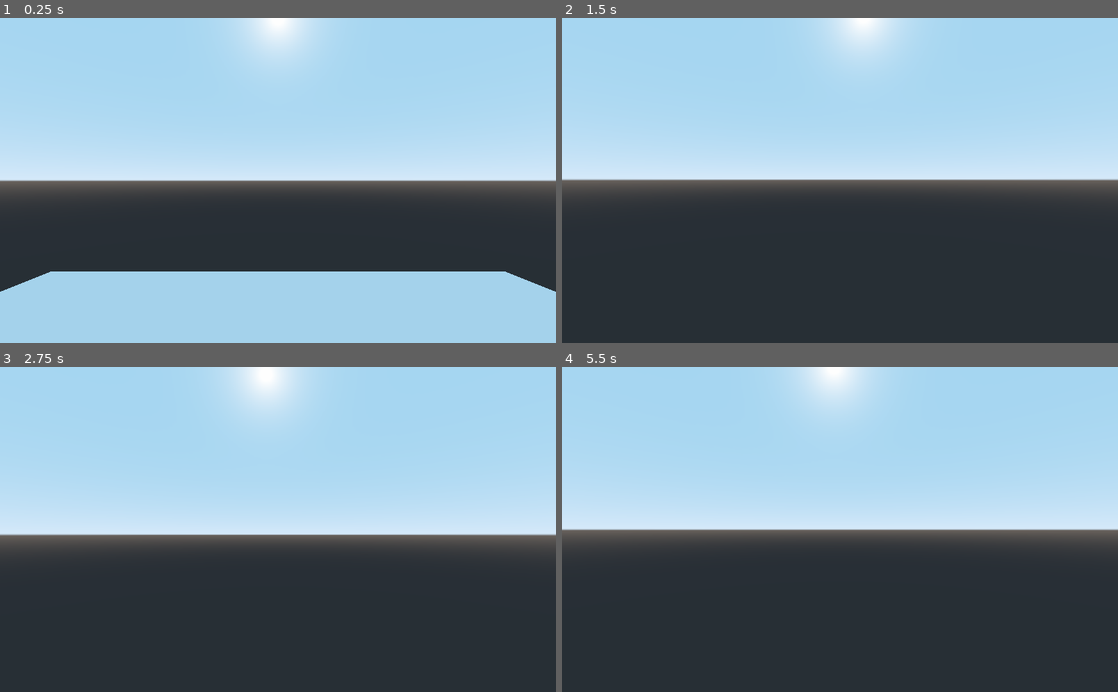
Above: before the commit, frames 1-4 (two rows, left to right).
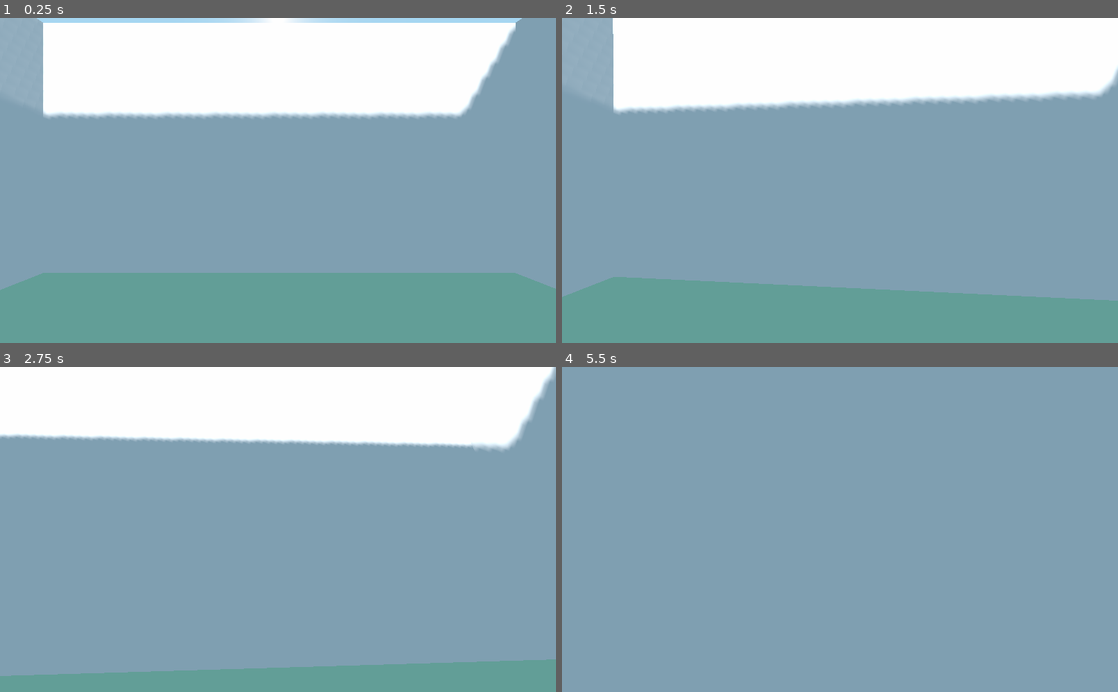
Above: after the commit, the same moments.

Repository: jumpfrogstudios/project-house-fly
Game: Godot game, scene res://scenes/TestScene.tscn
Two runs of this game, one before a commit and one after it. Both use one fixed random seed, a clock stepped at 60 frames per second and the inputs below.
Inputs (mouse positions are in pixels of both pictures, inside the frame that each line leads up to):
- Up to frame 1 (0.25 s): no input
- Up to frame 2 (1.5 s): move the mouse to (867, 180) at 0.52 s; hold W (move_forward) from 0.53 s (still down); move the mouse to (812, 180) at 1.27 s
- Up to frame 3 (2.75 s): keep holding W (move_forward); move the mouse to (289, 523) at 2.02 s
- Up to frame 4 (5.5 s): keep holding W (move_forward); move the mouse to (834, 536) at 2.77 s; move the mouse to (878, 532) at 3.52 s; move the mouse to (795, 526) at 4.27 s; move the mouse to (845, 529) at 5.02 s

The runs differ from the first frame. In frame 1, 98% of the frame differs, in the area x 0-100%, y 0-100%; in frame 2, 100%; in frame 3, 99%; in frame 4, 100%.

Commit message:
* Started adding air controls

Diff:
--- a/code/gameplay/player/Player.gd
+++ b/code/gameplay/player/Player.gd
@@ -1,10 +1,13 @@
 extends KinematicBody
+
+var in_air = true
 
 onready var camera = $Pivot/Camera
 
 var gravity = -30
 var max_speed = 8
 var mouse_sensitivity = 0.002  # radians/pixel
+var fly_speed = 8
 
 
 var velocity = Vector3()
@@ -34,6 +37,16 @@
 		$Pivot.rotation.x = clamp($Pivot.rotation.x, -1.2, 1.2)
 
 func _physics_process(delta):
+	if(in_air):
+		air_control(delta)
+	else:
+		ground_control(delta)
+
+func air_control(delta):
+	var facing = -global_transform.basis.z
+	move_and_slide(facing * fly_speed)
+
+func ground_control(delta):
 	velocity.y += gravity * delta
 	var desired_velocity = get_input() * max_speed
 
--- a/content/entities/player/player.tscn
+++ b/content/entities/player/player.tscn
@@ -23,3 +23,4 @@
 transform = Transform( 1, 0, 0, 0, 1, 0, 0, 0, 1, 0, 3.09454, 0 )
 
 [node name="Camera" type="Camera" parent="Pivot"]
+far = 1000.0
--- a/scenes/TestScene.tscn
+++ b/scenes/TestScene.tscn
@@ -1,9 +1,12 @@
-[gd_scene load_steps=4 format=2]
+[gd_scene load_steps=5 format=2]
 
 [ext_resource path="res://content/entities/player/player.tscn" type="PackedScene" id=1]
 
 [sub_resource type="CubeMesh" id=1]
 size = Vector3( 15.347, 0.315, 15.702 )
+
+[sub_resource type="SpatialMaterial" id=3]
+albedo_color = Color( 0.607843, 0.752941, 0.639216, 1 )
 
 [sub_resource type="ConcavePolygonShape" id=2]
 data = PoolVector3Array( -7.6735, 0.1575, 7.851, 7.6735, 0.1575, 7.851, -7.6735, -0.1575, 7.851, 7.6735, 0.1575, 7.851, …(788 unchanged characters)…
@@ -11,13 +14,58 @@
 [node name="TestScene" type="Spatial"]
 
 [node name="Player" parent="." instance=ExtResource( 1 )]
+transform = Transform( 1, 0, 0, 0, 1, 0, 0, 0, 1, 0, 23.6259, 0 )
 
 [node name="MeshInstance" type="MeshInstance" parent="."]
-transform = Transform( 1, 0, 0, 0, 1, 0, 0, 0, 1, 0, -0.66571, 0 )
+transform = Transform( 9.44122, 0, 0, 0, 9.44122, 0, 0, 0, 9.44122, 0, -1.62245, 0 )
 mesh = SubResource( 1 )
-material/0 = null
+material/0 = SubResource( 3 )
 
 [node name="StaticBody2" type="StaticBody" parent="MeshInstance"]
 
 [node name="CollisionShape" type="CollisionShape" parent="MeshInstance/StaticBody2"]
 shape = SubResource( 2 )
+
+[node name="MeshInstance2" type="MeshInstance" parent="."]
+transform = Transform( 9.44122, 0, 0, 0, -4.12689e-07, -9.44122, 0, 9.44122, -4.12689e-07, 0, -1.62245, -70.7838 )
+mesh = SubResource( 1 )
+material/0 = null
+
+[node name="StaticBody2" type="StaticBody" parent="MeshInstance2"]
+
+[node name="CollisionShape" type="CollisionShape" parent="MeshInstance2/StaticBody2"]
+shape = SubResource( 2 )
+
+[node name="MeshInstance3" type="MeshInstance" parent="."]
+transform = Transform( 9.44122, 0, 0, 0, -4.12689e-07, -9.44122, 0, 9.44122, -4.12689e-07, 0, -1.62245, 71.9106 )
+mesh = SubResource( 1 )
+material/0 = null
+
+[node name="StaticBody2" type="StaticBody" parent="MeshInstance3"]
+
+[node name="CollisionShape" type="CollisionShape" parent="MeshInstance3/StaticBody2"]
+shape = SubResource( 2 )
+
+[node name="MeshInstance4" type="MeshInstance" parent="."]
+transform = Transform( -4.12689e-07, -9.44122, 4.12689e-07, 0, -4.12689e-07, -9.44122, 9.44122, -4.12689e-07, 1.80392e-14, -69.5975, -1.62245, -0.937473 )
+mesh = SubResource( 1 )
+material/0 = null
+
+[node name="StaticBody2" type="StaticBody" parent="MeshInstance4"]
+
+[node name="CollisionShape" type="CollisionShape" parent="MeshInstance4/StaticBody2"]
+shape = SubResource( 2 )
+
+[node name="MeshInstance5" type="MeshInstance" parent="."]
+transform = Transform( -4.12689e-07, -9.44122, 4.12689e-07, 0, -4.12689e-07, -9.44122, 9.44122, -4.12689e-07, 1.80392e-14, 70.3282, -1.62245, -0.937473 )
+mesh = SubResource( 1 )
+material/0 = null
+
+[node name="StaticBody2" type="StaticBody" parent="MeshInstance5"]
+
+[node name="CollisionShape" type="CollisionShape" parent="MeshInstance5/StaticBody2"]
+shape = SubResource( 2 )
+
+[node name="DirectionalLight" type="DirectionalLight" parent="."]
+transform = Transform( 0.936859, 0.332637, 0.107926, -0.347649, 0.919316, 0.184386, -0.0378849, -0.210264, 0.97691, 0, 99.673, 0 )
+shadow_enabled = true
